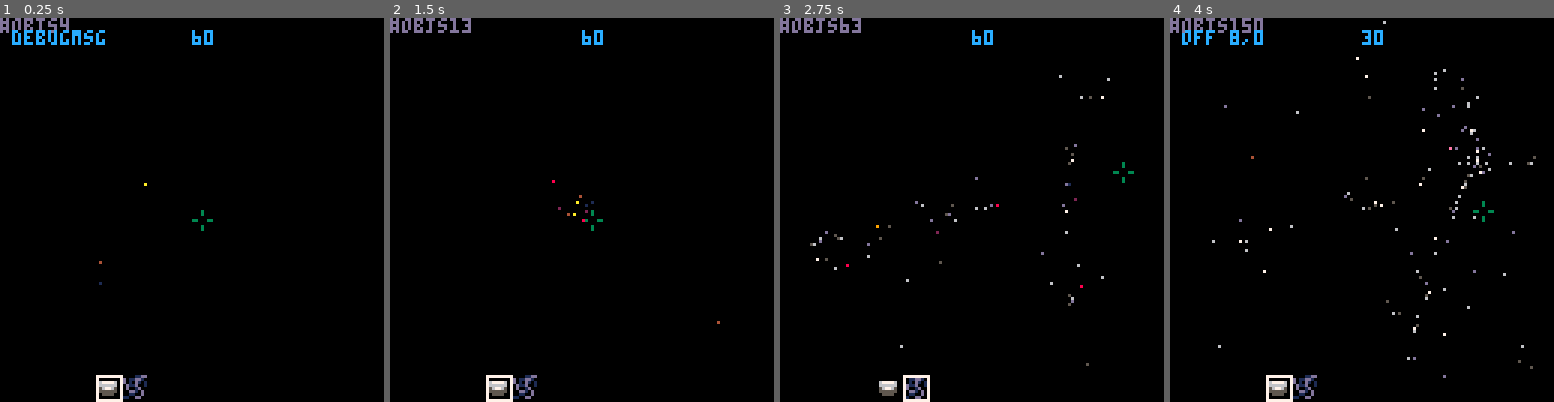
Above: before the commit, frames 1-4 (left to right).
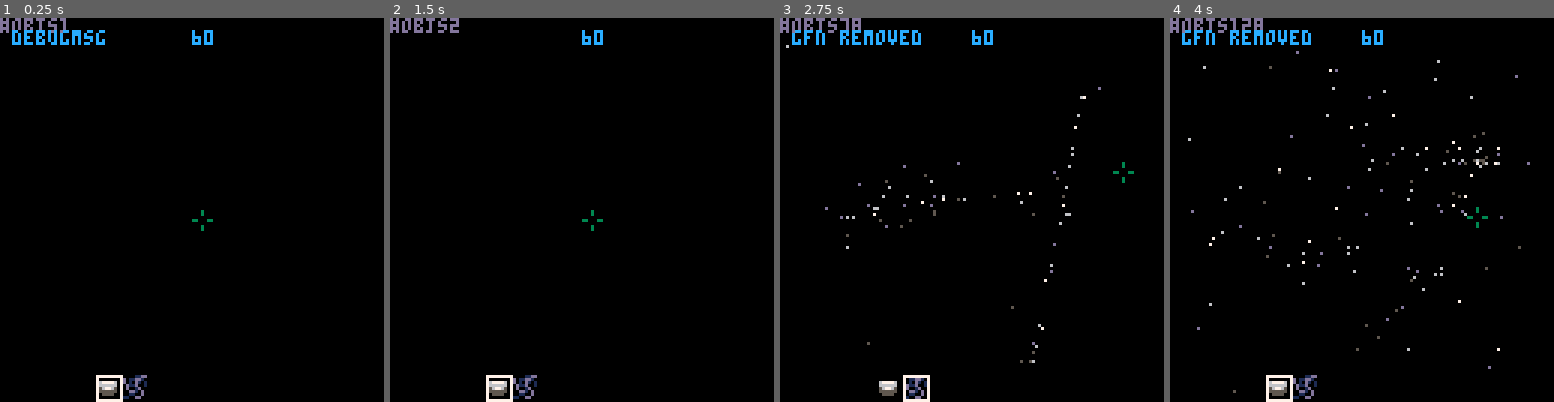
Above: after the commit, the same moments.

Repository: njd5475/ld48
Game: PICO-8 cartridge limit.p8
Two runs of this game, one before a commit and one after it. Both use one fixed random seed, a clock stepped at 60 frames per second and the inputs below.
Inputs:
- Up to frame 1 (0.25 s): no input
- Up to frame 2 (1.5 s): tap X (X key) at 0.33, 1.07 s; tap O (Z key) at 0.7 s
- Up to frame 3 (2.75 s): hold Right 1.6-2.1 s; tap O (Z key) at 1.7, 2.1, 2.5 s; tap X (X key) at 1.85 s; hold Up 2.15-2.42 s; hold Right from 2.47 s (still down)
- Up to frame 4 (4 s): tap O (Z key) at 2.9, 3.3, 3.7 s; tap X (X key) at 2.97 s; release Right at 3.03 s; hold Left 3.08-3.58 s; hold Down 3.63-3.97 s

The runs differ from the first frame. In frame 1, less than 0.1% of the frame differs, in the area x 15-39%, y 0-70%; in frame 2, 0.2%; in frame 3, 1.4%; in frame 4, 1.9%, in the area x 4-96%, y 0-98%.

Commit message:
Some minor changes

Diff:
--- a/limit.p8
+++ b/limit.p8
@@ -82,7 +82,7 @@
 end
 
 function well(x,y)
- local isplaced,t,gfn=false,300,grav(x,y,300)
+ local isplaced,t,gfn=false,100,grav(x,y,300)
 
 	return {
 		draw=function()
@@ -132,7 +132,7 @@
 
 		 t -= 1
 		 if t <= 0 then
-		 	_:push(cell(rnd(64)+32,rnd(64)+32))
+		 	--_:push(cell(rnd(64)+32,rnd(64)+32))
 		 	t = spwn
 		 end
 
Not shown, changed: 132 lines of the sprite sheet (__gfx__) section of limit.p8
Not shown, changed: the thumbnail (__label__) section of limit.p8
